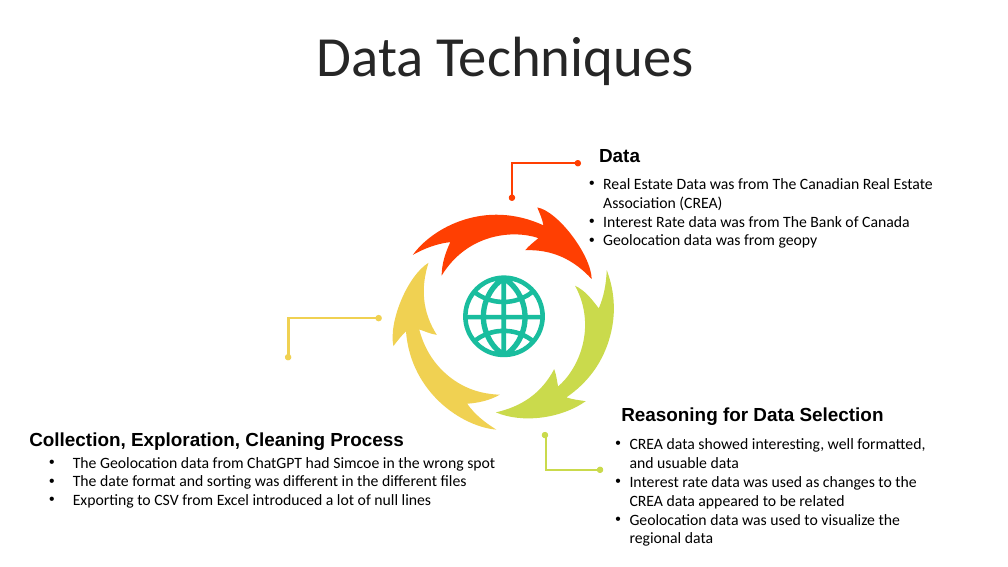
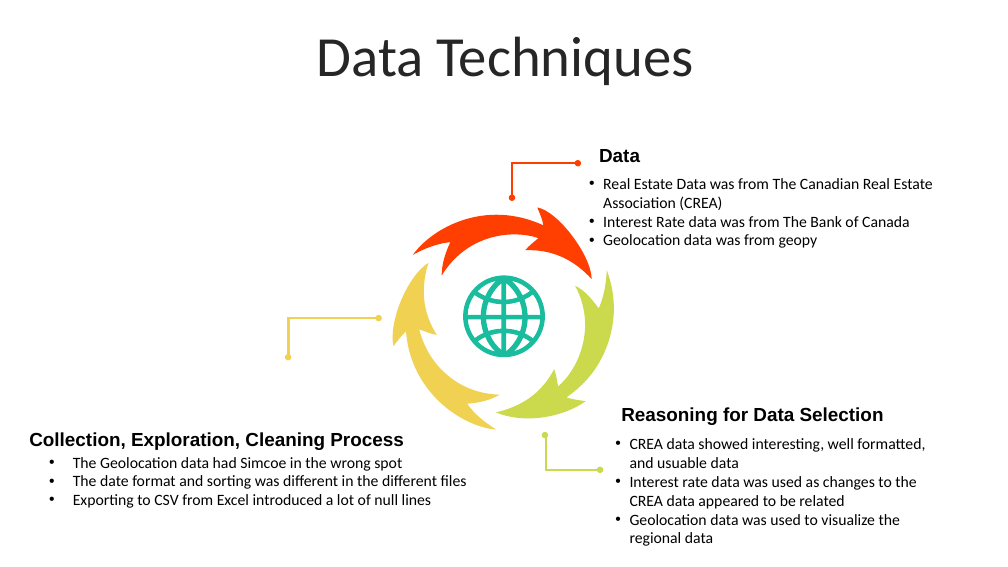
Before and after one commit to JamieMellway/FintechBootcampProject1, a slide deck: slide 4 of Presentation.pptx. Drawn at 1008x567 pixels with LibreOffice and Linux fonts; fonts in the diff are those of the drawing. Boxes give left, top, right and bottom in pixels: in the first picture for what was removed or moved away, otherwise in the second. Text is boxed around its words. In the diff, an @@ line names an element or a change of style, - is before the commit and + after.

Commit message:
Presentation

```diff
--- a/Presentation.pptx
+++ b/Presentation.pptx
@@ text at bbox=[73, 457, 402, 471]: text changed @@
-  • The Geolocation data from ChatGPT had Simcoe in the wrong spot
+  • The Geolocation data had Simcoe in the wrong spot
```
Also in this commit, not shown: 2 other slides changed.
